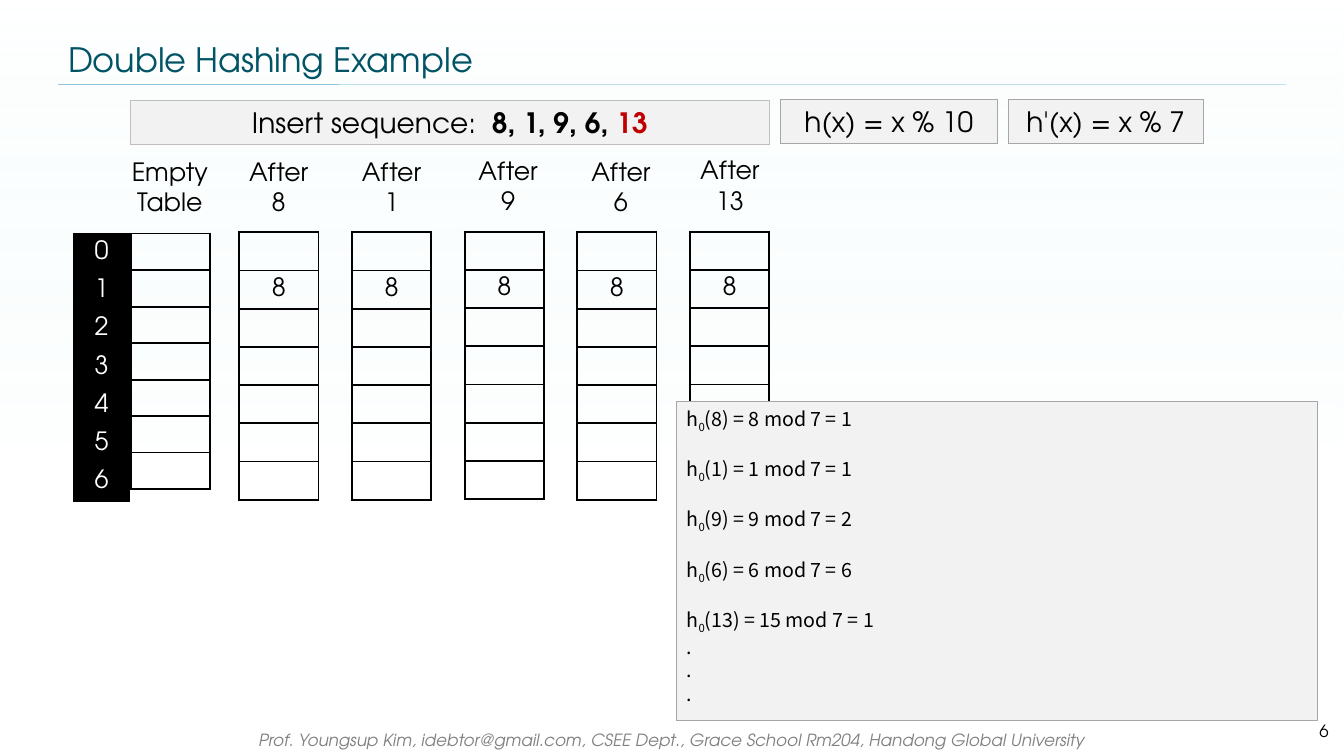
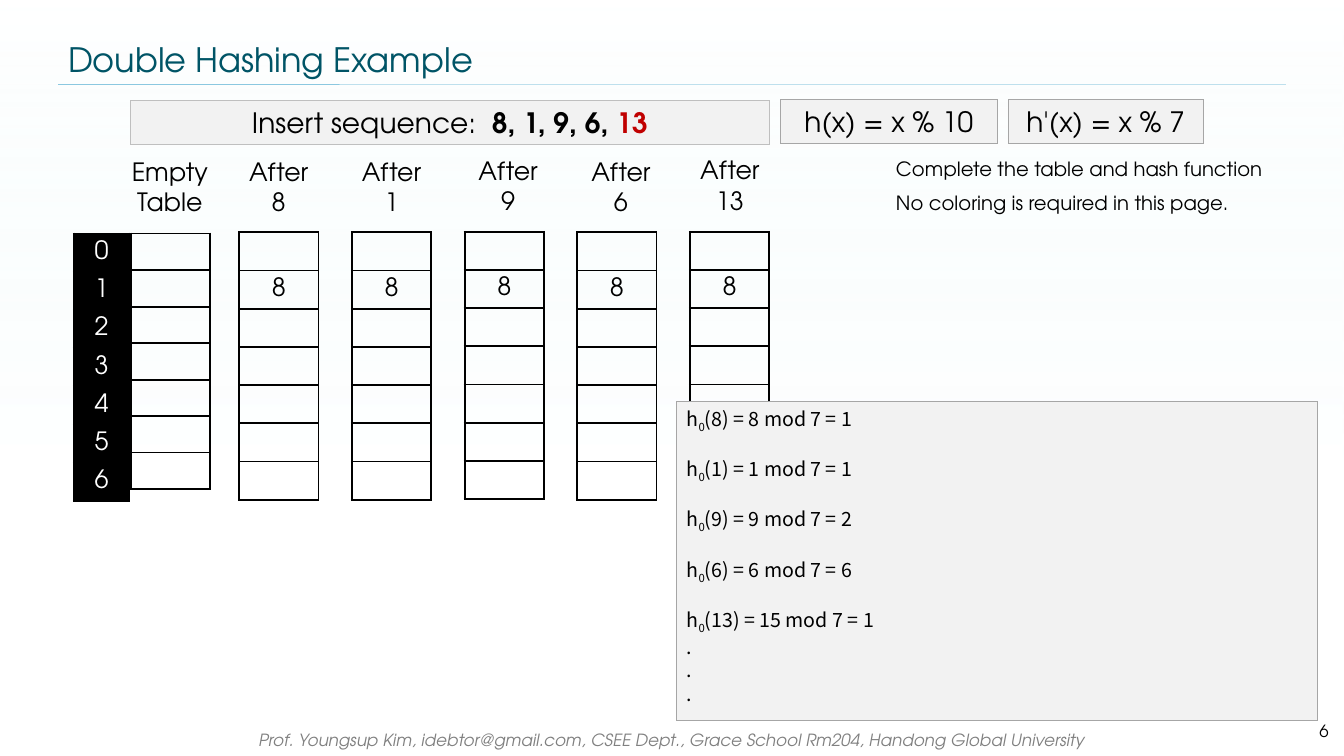
Before and after one commit to idebtor/nowic, a slide deck: slide 6 of ppts/PSet Final HashingQuiz.pptx. Drawn at 1344x756 pixels with LibreOffice and Linux fonts; fonts in the diff are those of the drawing; background and template pictures are left out. Boxes give left, top, right and bottom in pixels: in the first picture for what was removed or moved away, otherwise in the second. Text is boxed around its words. In the diff, an @@ line names an element or a change of style, - is before the commit and + after.

```diff
--- a/ppts/PSet Final HashingQuiz.pptx
+++ b/ppts/PSet Final HashingQuiz.pptx
@@ text added at (896,161,1262,180), 14 pt, text #000000 @@
+Complete the table and hash function
@@ text added at (896,195,1228,215), 14 pt, text #000000 @@
+No coloring is required in this page.
```
Also in this commit, not shown: 4 other slides changed, 2 other files.
